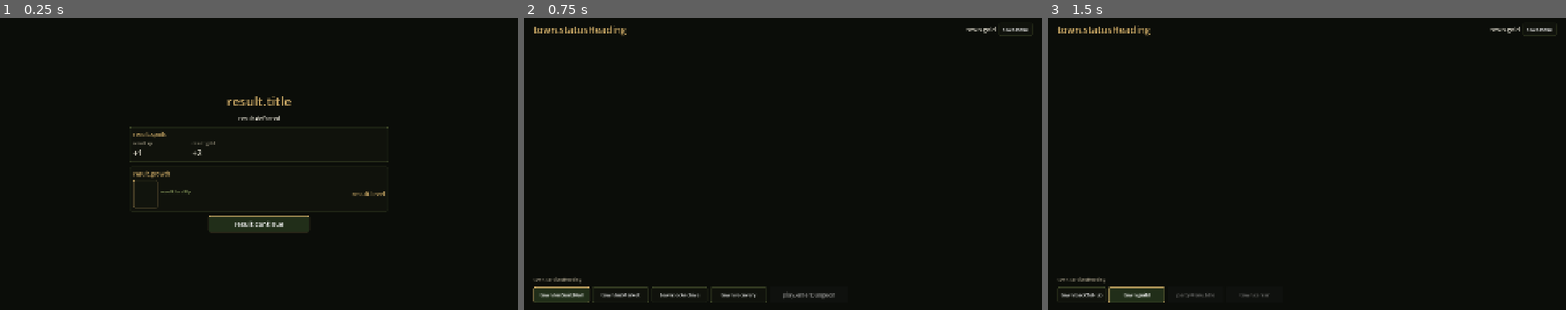
Above: before the commit, frames 1-3 (left to right).
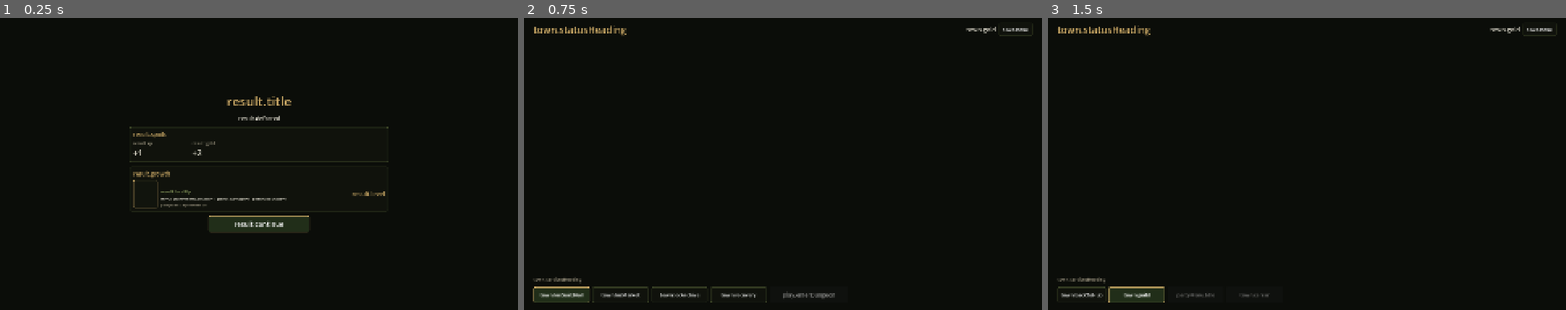
Above: after the commit, the same moments.

Repository: kino-6/black-stela
Game: Godot game, scene res://scenes/result.tscn
Same seed, same stepped clock (60 frames per second), same inputs: the game is played once before the commit and once after it. This scene is started directly instead of the project's main scene.
Inputs:
- Up to frame 1 (0.25 s): no input
- Up to frame 2 (0.75 s): click "result.continue" at 0.5 s
- Up to frame 3 (1.5 s): click "town.locGuildHall" at 1.25 s

The runs differ from the first frame. In frame 1, 0.2% of the frame differs, in the area x 30-56%, y 61-65%; in frame 2, nothing differs; in frame 3, nothing differs.

Commit message:
feat(result): show what a level-up changed — stats, new techniques, XP-to-next (T5)
The victory 成長 panel said only 「レベルアップ / レベル N」 — a regression; it never
stated WHAT changed. Godot result.gd now shows, per levelled member: the stat
gains this level (HP+5 MP+2 攻撃+1 威力+1 命中+1 速度+1, from the ported growth
curve), any newly-usable 特技/呪文 (the class line's new entry at this level), and
次のレベルまで N (xp_for_level(level+1) − xp). New copy result.learned (ja+en).

Verified on the result screen (labels resolve, deltas correct). React
CombatResultPanel mirror + a result-panel lock are the remaining T5 slice.

Co-Authored-By: Claude Opus 4.8 <noreply@anthropic.com>

Diff:
--- a/godot/scripts/result.gd
+++ b/godot/scripts/result.gd
@@ -12,6 +12,9 @@
 
 const I18n := preload("res://scripts/i18n.gd")
 const UI := preload("res://scripts/town/ui_kit.gd")
+const Leveling := preload("res://scripts/rules/leveling.gd")
+const Vocations := preload("res://scripts/rules/vocations.gd")
+const Techniques := preload("res://scripts/rules/techniques.gd")
 
 const BG := Color("0b0d09")
 
@@ -140,12 +143,56 @@
 	portrait.texture = WorldResources.portrait_texture(String(member.get("portraitRef", "")), _asset("portraits/%s.png" % _portrait_key(member)))
 	row.add_child(UI.card(portrait, Color(String(member.get("accentColor", "#c9a765")))))
 
+	var lvl := int(entry.get("level", 1))
 	var copy := UI.col(2)
 	copy.add_child(UI.label(String(entry.get("name", member.get("name", "?"))), 20, UI.INK))
 	copy.add_child(UI.label(I18n.t("result.levelUp"), 16, UI.OK))
+	# What actually CHANGED at this level (playtest T5: "レベルアップ" alone said nothing): the stat gains,
+	# any newly-usable 特技/呪文, and the EXP to the next level.
+	var delta := _growth_delta_text(member, lvl)
+	if delta != "":
+		copy.add_child(UI.label(delta, 15, UI.INK))
+	var learned := _new_techniques_text(member, lvl)
+	if learned != "":
+		copy.add_child(UI.label(learned, 15, UI.OK))
+	copy.add_child(UI.label("%s %d" % [I18n.t("partyMenu.xpToNext"), _xp_to_next(member, lvl)], 14, UI.DIM))
 	row.add_child(UI.grow(copy))
-	row.add_child(UI.label(I18n.t("result.level", {"level": int(entry.get("level", 1))}), 22, UI.GOLD))
+	row.add_child(UI.label(I18n.t("result.level", {"level": lvl}), 22, UI.GOLD))
 	return row
+
+# The stat gain THIS level added, from the ported growth curve (deterministic from aptitude + level), shown
+# as "HP+4  攻撃+1  速度+1" for the fields that moved — the answer to "何が変わったのか".
+func _growth_delta_text(member: Dictionary, level: int) -> String:
+	var g: Dictionary = Leveling.growth_for_level(member, level)
+	var parts := []
+	if int(g.get("maxHp", 0)) != 0: parts.append("HP+%d" % int(g["maxHp"]))
+	if int(g.get("maxMp", 0)) != 0: parts.append("MP+%d" % int(g["maxMp"]))
+	if int(g.get("attack", 0)) != 0: parts.append("%s+%d" % [I18n.t("partyMenu.attack"), int(g["attack"])])
+	if int(g.get("damageMax", 0)) != 0: parts.append("%s+%d" % [I18n.t("party.damage"), int(g["damageMax"])])
+	if int(g.get("accuracy", 0)) != 0: parts.append("%s+%d" % [I18n.t("party.accuracy"), int(g["accuracy"])])
+	if int(g.get("armor", 0)) != 0: parts.append("%s+%d" % [I18n.t("party.armor"), int(g["armor"])])
+	if int(g.get("speed", 0)) != 0: parts.append("%s+%d" % [I18n.t("party.speed"), int(g["speed"])])
+	return "  ".join(PackedStringArray(parts))
+
+# Techniques/spells first usable AT this level — the class line known now minus the line known one level ago.
+func _new_techniques_text(member: Dictionary, level: int) -> String:
+	var class_id := String(member.get("classId", ""))
+	var eng := _engine()
+	var now: Array = Vocations._known_spells(class_id, level, eng)
+	var before: Array = Vocations._known_spells(class_id, level - 1, eng)
+	var fresh := []
+	for id in now:
+		if not before.has(id):
+			fresh.append(Techniques.label(String(id), eng))
+	return "%s %s" % [I18n.t("result.learned"), "・".join(PackedStringArray(fresh))] if not fresh.is_empty() else ""
+
+func _xp_to_next(member: Dictionary, level: int) -> int:
+	return maxi(0, Leveling.xp_for_level(level + 1) - int(member.get("xp", 0)))
+
+func _engine() -> Dictionary:
+	if _run != null and _run.get("engine") != null:
+		return _run.engine
+	return _read_json("res://data/engine-data.json")
 
 ## The creatures are named from the WORLD catalog by id — the conclusion's `enemyNames` are the engine's
 ## raw English catalog names (they are part of the state, so they cannot be localized there).
Not shown, changed: Tasks.md
Not shown, changed: src/i18n/en.ts
Not shown, changed: src/i18n/ja.ts
